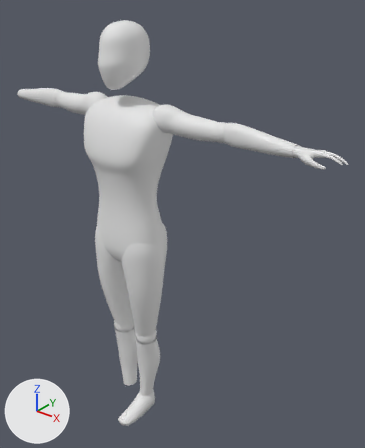
One commit to the Blender file Assets/General/Models/Character/BasicChar/Basic_Character.blend: the scene before it, then after it.
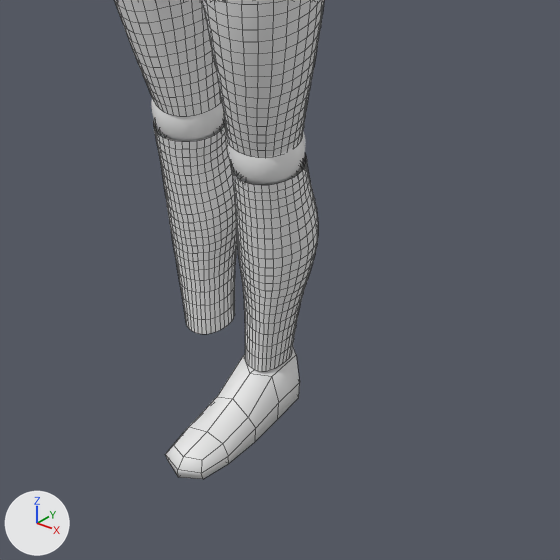
The first picture shows the older version from a 50 mm camera at (6.71, -6.66, 2.57) aimed at (0.91, 0.59, -1.92). The close-ups show both versions on the part from 20% to 62% of the width and 65% to 100% of the height of that picture; other places that the commit changed are outside them. The axes (+X, +Y, +Z) are drawn at lower left. The lights are the same throughout. The close-ups show mesh edges as thin lines.
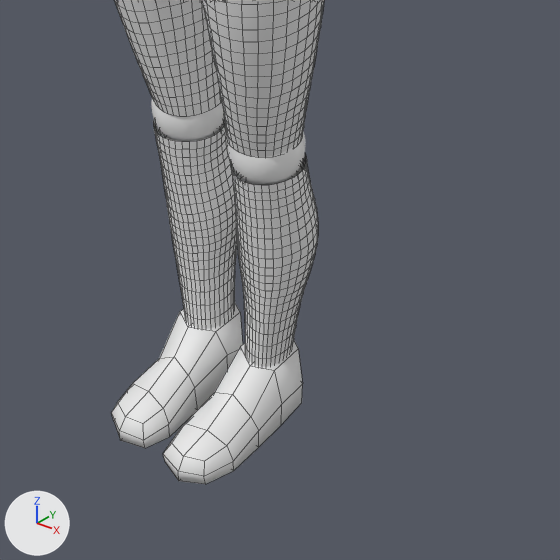
Pixel boxes (x1, y1, x2, y2) of what changed, in the close-ups (560 x 560 px; the box of a moved part takes in the faces that stretch with it):
'Cube.001', reshaped (9% taller): before (166, 348, 300, 479); after (163, 341, 302, 484)
'Cube.002', added: after (111, 304, 243, 448)
part 1 of me_cube_002, moved or reshaped: before (166, 348, 300, 479); after (111, 304, 302, 484)

Diff of the bpy script that builds the scene:
```diff
--- a/Assets/General/Models/Character/BasicChar/Basic_Character.blend.py
+++ b/Assets/General/Models/Character/BasicChar/Basic_Character.blend.py
@@ me_cube_002 @@
 # used by ob_cube_001; location = (0.269, -0.003, -6.359)
-me_cube_002.from_pydata(...)  # 42 vertices, 40 faces; spans x -0.187..0.184, y -0.867..0.215, z -0.389..-0.018
+me_cube_002.from_pydata(...)  # 42 vertices, 40 faces; spans x -0.234..0.221, y -0.867..0.215, z -0.421..0.049
+# me_cube_002 part 1: 41 of 42 vertices moved; they spanned x -0.187..0.184, y -0.867..0.214, z -0.389..-0.018 and now span x -0.234..0.221, y -0.867..0.214, z -0.421..0.049; mean shift (0.0, 0.0, 0.0); largest move (-0.141, 0.137, -0.021) -> (-0.163, 0.137, 0.046)
@@ ob_cube_002 @@
+ob_cube_002 = bpy.data.objects.new('Cube.002', me_cube_002)
+ob_cube_002.location = (-0.269, -0.003, -6.359)
+ob_cube_002.scale = (-1.0, 1.0, 1.0)
```
